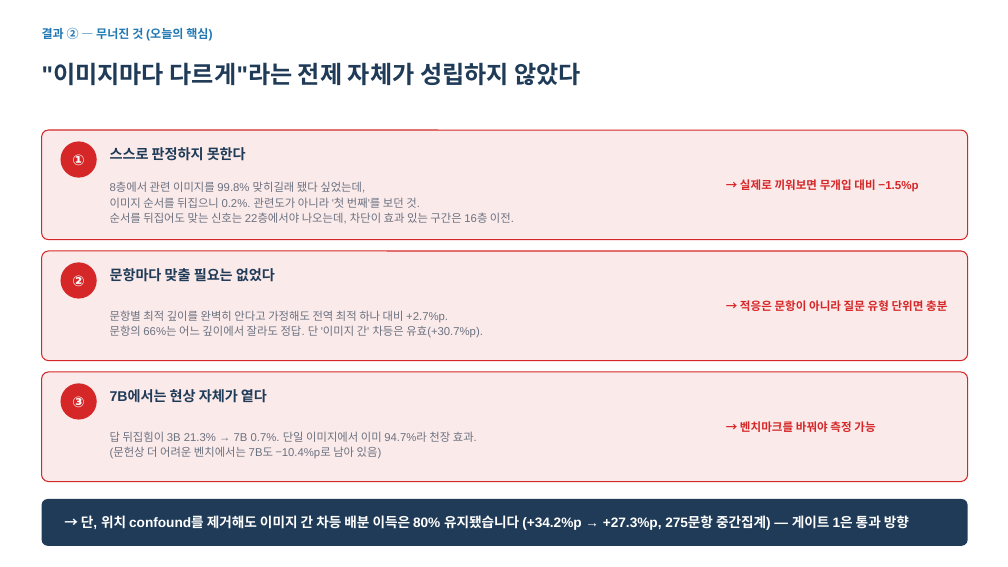
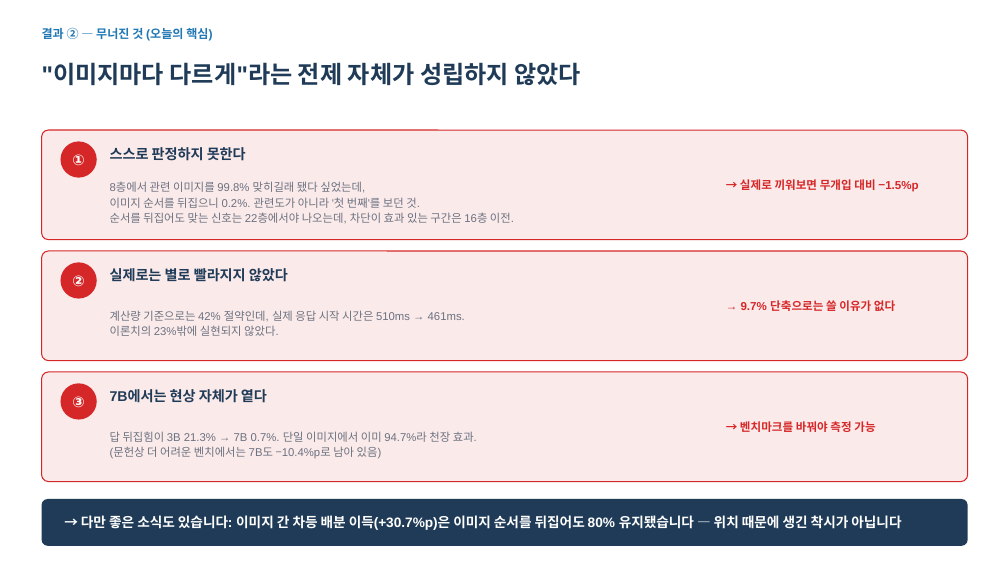
Before and after one commit to hsmai/Source-Depth, a slide deck: slide 4 of meeting/SourceDepth_meeting_FINAL.pptx. Drawn at 1008x567 pixels with LibreOffice and Linux fonts; fonts in the diff are those of the drawing. Boxes give left, top, right and bottom in pixels: in the first picture for what was removed or moved away, otherwise in the second. Text is boxed around its words. In the diff, an @@ line names an element or a change of style, - is before the commit and + after.

```diff
--- a/meeting/SourceDepth_meeting_FINAL.pptx
+++ b/meeting/SourceDepth_meeting_FINAL.pptx
@@ text at (110, 268, 288, 282): text changed @@
-문항마다 맞출 필요는 없었다
+실제로는 별로 빨라지지 않았다
@@ text at (110, 310, 465, 336): text changed @@
-문항별 최적 깊이를 완벽히 안다고 가정해도 전역 최적 하나 대비 +2.7%p.
-문항의 66%는 어느 깊이에서 잘라도 정답. 단 '이미지 간' 차등은 유효(+30.7%p).
+계산량 기준으로는 42% 절약인데, 실제 응답 시작 시간은 510ms → 461ms.
+이론치의 23%밖에 실현되지 않았다.
@@ text at (741, 300, 895, 311): text changed @@
-→ 적응은 문항이 아니라 질문 유형 단위면 충분
+→ 9.7% 단축으로는 쓸 이유가 없다
@@ text at (81, 515, 901, 530): text changed @@
-→ 단, 위치 confound를 제거해도 이미지 간 차등 배분 이득은 80% 유지됐습니다 (+34.2%p → +27.3%p, 275문항 중간집계) — 게이트 1은 통과 방향
+→ 다만 좋은 소식도 있습니다: 이미지 간 차등 배분 이득(+30.7%p)은 이미지 순서를 뒤집어도 80% 유지됐습니다 — 위치 때문에 생긴 착시가 아닙니다
```
Also in this commit, not shown: 1 slide added, 2 other files.
